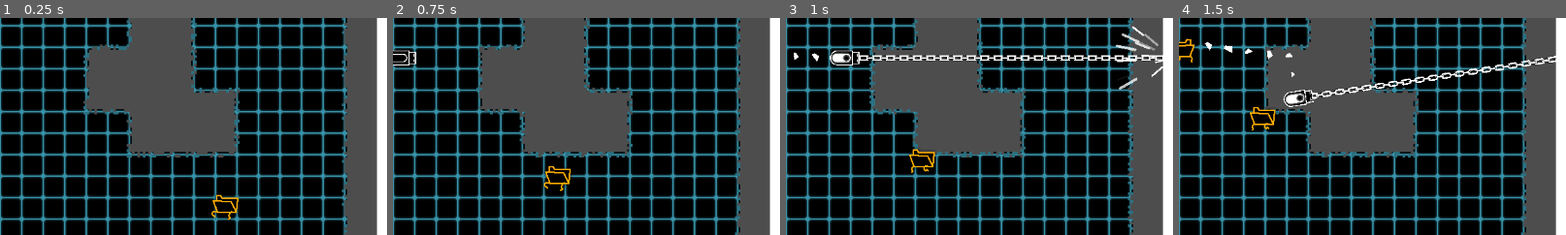
Above: before the commit, frames 1-4 (left to right).
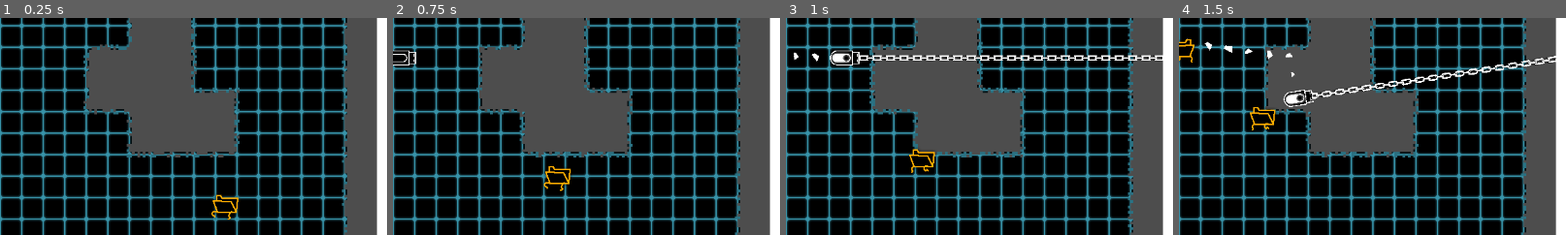
Above: after the commit, the same moments.

Repository: SomeSortOfSam/Hardest_Drive
Game: Godot game, scene res://scenes/gamplay.tscn
The game is run twice, just before and just after one commit, with the same random seed, the same clock (stepped at 60 frames per second) and the same inputs. Sound files missing from this copy of the repository are replaced by a short silence.
Inputs (mouse positions are % of the whole screen's width and height, from its top left):
- Up to frame 1 (0.25 s): no input
- Up to frame 2 (0.75 s): move the mouse to (72, 45) at 0.52 s; hold D (player_right) from 0.53 s (still down); click (72, 45) at 0.67 s
- Up to frame 3 (1 s): keep holding D (player_right)
- Up to frame 4 (1.5 s): move the mouse to (30, 55) at 1.27 s; release D (player_right) at 1.28 s; hold S (player_down) from 1.28 s (still down)
The pictures show only the part of the screen within x 50-100%, y 41-91%; the shares and areas given below are measured in that part.

Frames 1-2 are identical in both runs. In frame 3, 0.5% of the frame differs, in the area x 85-98%, y 3-34%; in frame 4, nothing differs.

Commit message:
Fixed more merge losses

Diff:
--- a/scripts/player.gd
+++ b/scripts/player.gd
@@ -94,6 +94,8 @@
 	harpoon_hit.emitting = true
 
 func while_harpoon_out(target):
+	if harpoon_tween:
+		harpoon_tween.kill()
 	harpoon_tween = create_tween()
 	harpoon_tween.tween_callback(func(): rotation = target.angle_to_point(global_position) - PI/2)
 	harpoon_tween.tween_callback(func(): chain.points[0] = to_local(target))
Not shown: 1 places in scenes/player.tscn that only renumber resources
